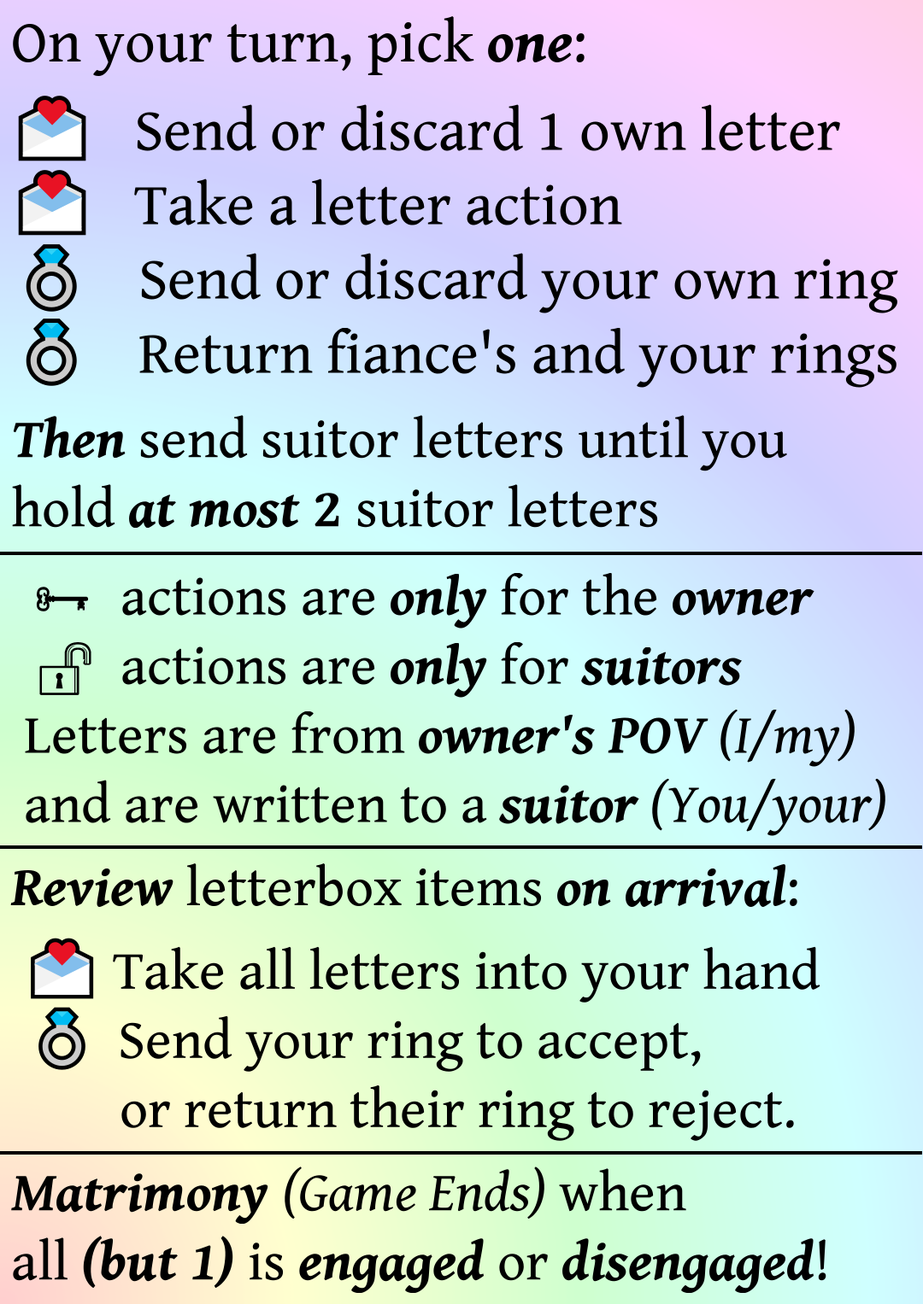
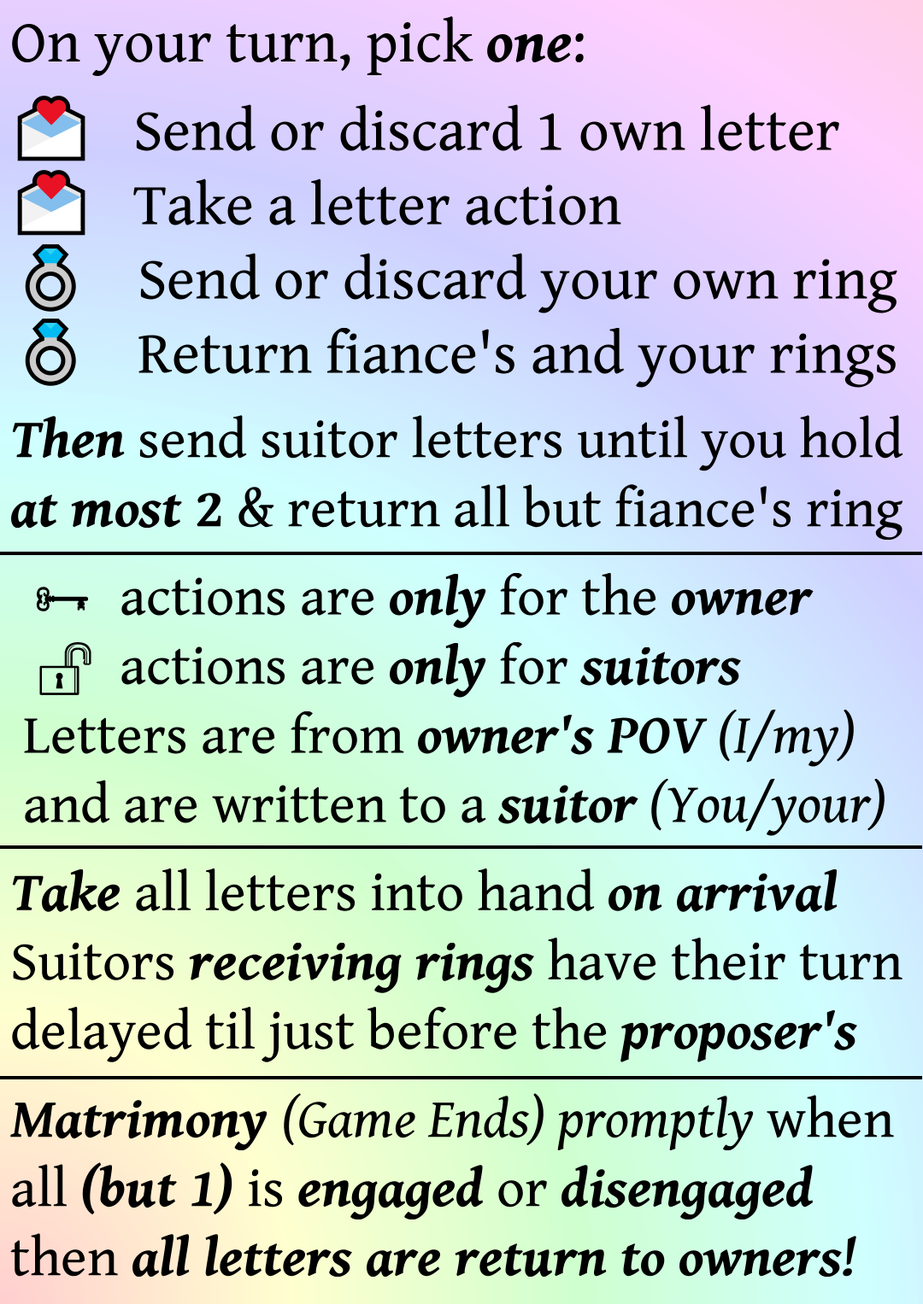
Layered file, before and after one edit (923 x 1304). Changes by layer:
painted on "divider" over [0, 1076, 922, 1155]
painted on "On your turn, pick one: ..." over [10, 16, 903, 1294]
